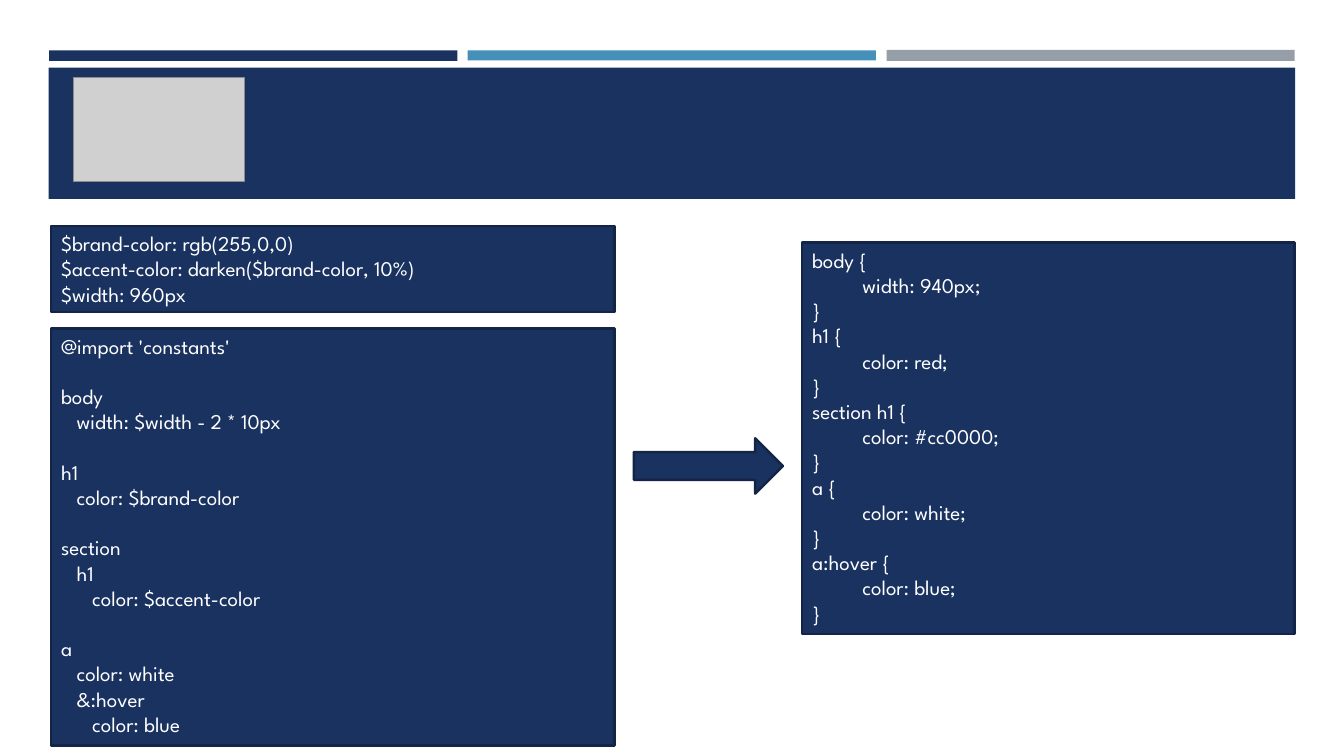
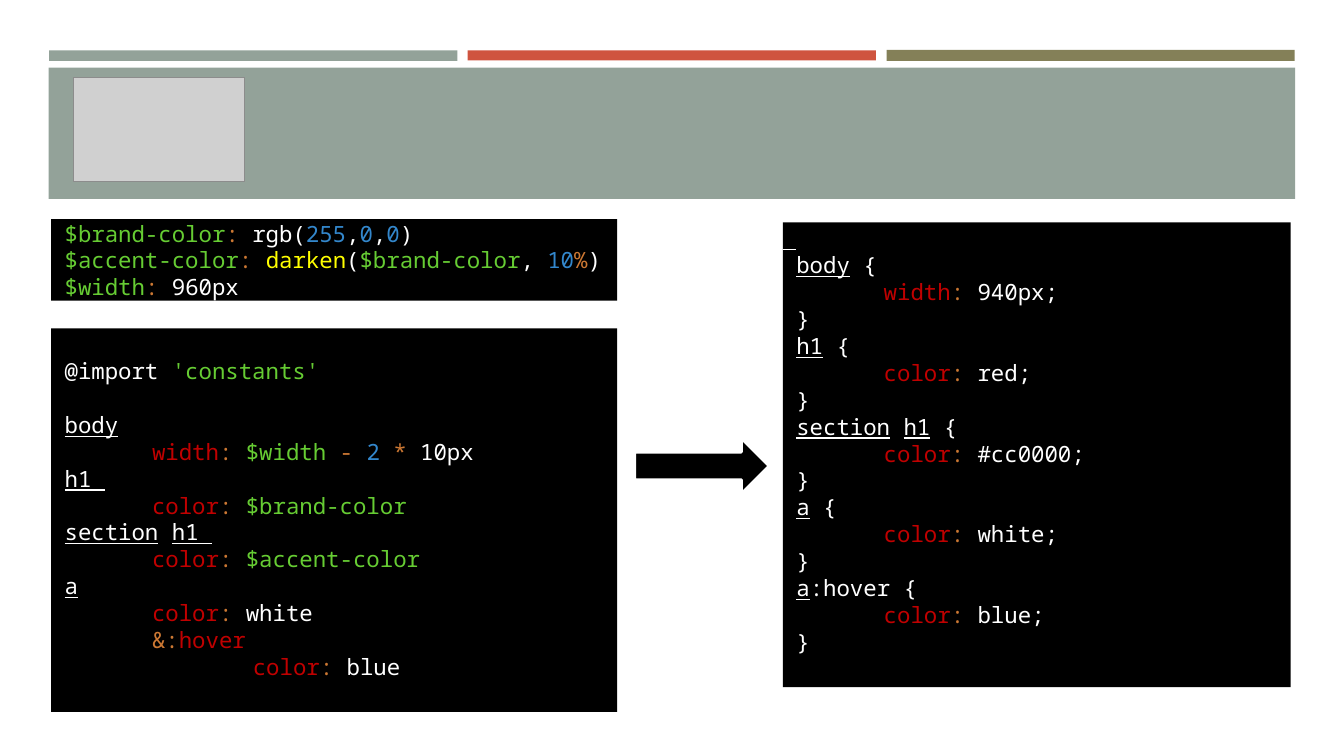
Before and after one commit to borya09/curso-vsw-herramientas-front, a slide deck: slide 13 of presentacion/presentacion.pptx (slide 12 before the commit). Drawn at 1344x756 pixels with LibreOffice and Linux fonts; fonts in the diff are those of the drawing; grey boxes stand for pictures. Boxes give left, top, right and bottom in pixels: in the first picture for what was removed or moved away, otherwise in the second. Text is boxed around its words. In the diff, an @@ line names an element or a change of style, - is before the commit and + after.

```diff
--- a/presentacion/presentacion.pptx
+++ b/presentacion/presentacion.pptx
@@ rectangle at <box>49,50,458,60</box>: fill #1A3260 to #93A299 @@
@@ rectangle at <box>468,50,876,60</box>: fill #4590B8 to #CF543F @@
@@ rectangle at <box>886,50,1295,62</box>: fill #969FA7 to #848058 @@
@@ rectangle at <box>48,68,1296,199</box>: fill #1A3260 to #93A299 @@
@@ rectangle "$brand-color: rgb(255,0,0)": place and size @@
-rectangle "$brand-color: rgb(255,0,0)" at <box>51,226,615,313</box>
+rectangle "$brand-color: rgb(255,0,0)" at <box>51,220,618,301</box>
@@ rectangle "$brand-color: rgb(255,0,0)" at <box>51,220,618,301</box>: size 15 to 16 pt, font League Spartan to Noto Sans Mono; text colour #FFFFFF to #66CC33 in "$brand-color:", "$accent-color: darken($brand-color,", "$width:"; text colour #FFFFFF to #CC7833 in "$brand-color:", "$accent-color: 10%)", "$width:"; text colour #FFFFFF to #3387CC in "rgb(255,0,0)", "10%)"; text colour #FFFFFF to #FFFF00 in "darken($brand-color,"; vertical alignment top to middle; fill #1A3260 to #000000; outline #132547 1.75 pt to none @@
@@ rectangle "body {": place and size @@
-rectangle "body {" at <box>803,242,1296,634</box>
+rectangle "body {" at <box>783,223,1292,688</box>
@@ rectangle "body {" at <box>783,223,1292,688</box>: size 15 to 16 pt, font League Spartan to Noto Sans Mono; underline on in "body", "h1", "section h1", "a" and 1 more places; text colour #FFFFFF to #C00000, text colour #FFFFFF to #CC7833 in "width:", "color:", "color:", "color:" and 1 more places; vertical alignment top to middle; fill #1A3260 to #000000; outline #132547 1.75 pt to none @@
@@ rectangle "@import 'constants'": place and size @@
-rectangle "@import 'constants'" at <box>51,329,615,746</box>
+rectangle "@import 'constants'" at <box>51,329,618,712</box>
@@ rectangle "@import 'constants'" at <box>51,329,618,712</box>: vertical alignment top to middle; fill #1A3260 to #000000; outline #132547 1.75 pt to none @@
@@ text in rectangle at <box>65,362,474,676</box>: size 15 to 16 pt, font League Spartan to Noto Sans Mono; text colour #FFFFFF to #66CC33 in "'constants'", "$width", "$brand-color", "$accent-color"; underline on in "body", "h1", "a"; text colour #FFFFFF to #C00000 in "width:", "color:", "color:", "color:" and 2 more places; text colour #FFFFFF to #CC7833 in "width: - *", "color:", "color:", "color:" and 2 more places; text colour #FFFFFF to #3387CC in "2" @@
@@ right arrow: place and size @@
-right arrow at <box>634,439,783,494</box>
+right arrow at <box>635,439,769,494</box>
@@ right arrow at <box>635,439,769,494</box>: fill #1A3260 to #000000; outline #132547 1.75 pt to #FFFFFF 2 pt @@
@@ text in rectangle at <box>65,523,199,544</box>: text changed; size 15 to 16 pt; font League Spartan to Noto Sans Mono @@
-section
-h1
+section h1
```
Also in this commit, not shown: 13 other slides changed, 1 slide added, 4 other files.
